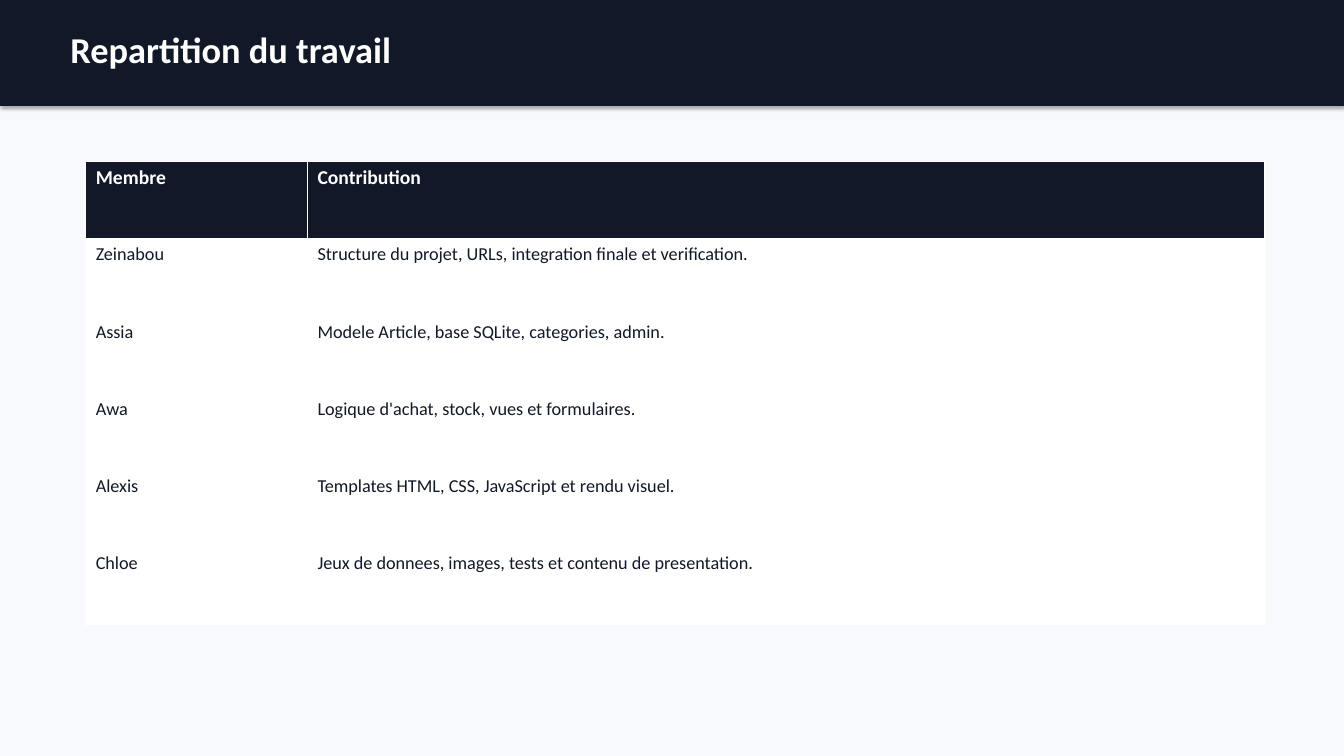
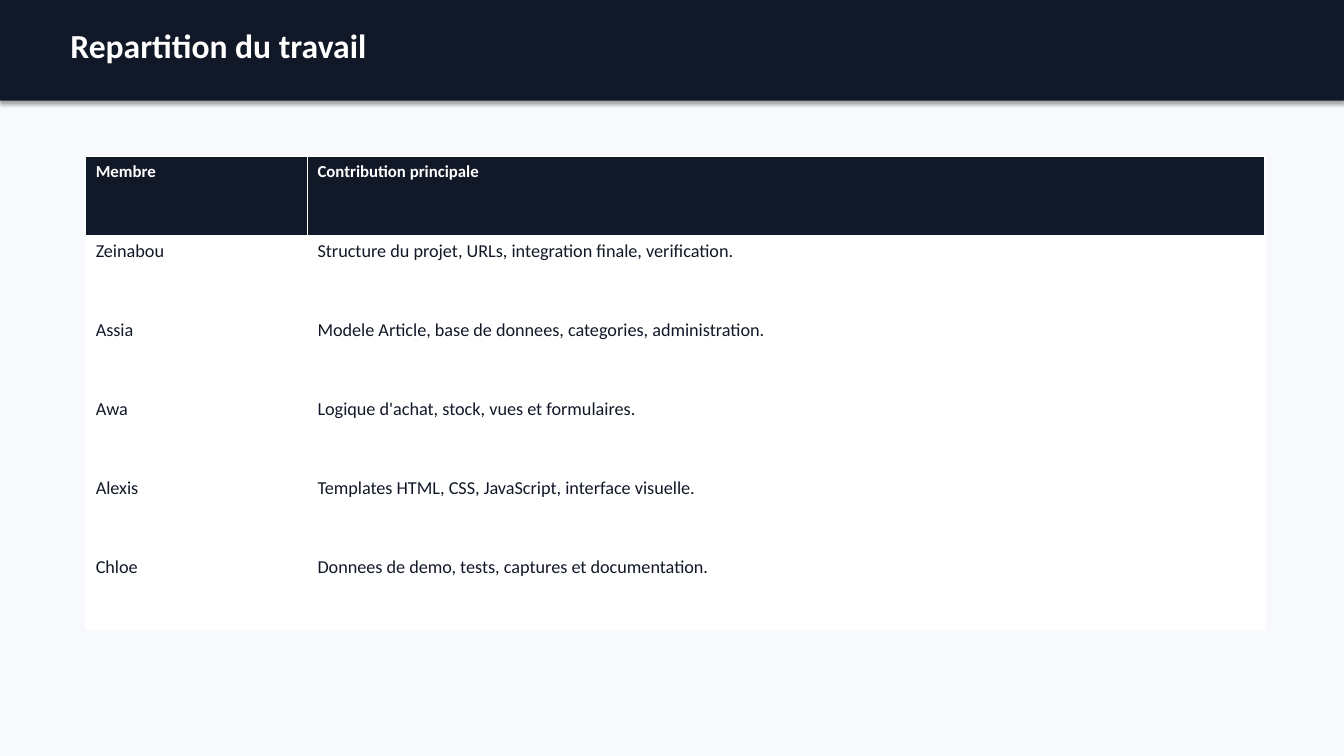
Before and after one commit to Djakumani/Projet-Python-Boutique, a slide deck: slide 7 of docs/presentation_soutenance_boutique.pptx (slide 6 before the commit). Drawn at 1344x756 pixels with LibreOffice and Linux fonts; fonts in the diff are those of the drawing. Boxes give left, top, right and bottom in pixels: in the first picture for what was removed or moved away, otherwise in the second. Text is boxed around its words. In the diff, an @@ line names an element or a change of style, - is before the commit and + after.

Commit message:
Expand soutenance materials and update women images

```diff
--- a/docs/presentation_soutenance_boutique.pptx
+++ b/docs/presentation_soutenance_boutique.pptx
@@ rectangle: place and size @@
-rectangle at (0, 0, 1344, 106)
+rectangle at (0, 0, 1344, 101)
@@ text "Repartition du travail" at (70, 34, 366, 64): size 26 to 24 pt @@
@@ table at (86, 156, 1265, 630) @@
-row 1, column 2: Contribution
+row 1, column 2: Contribution principale
-row 2, column 2: Structure du projet, URLs, integration finale et verification.
+row 2, column 2: Structure du projet, URLs, integration finale, verification.
-row 3, column 2: Modele Article, base SQLite, categories, admin.
+row 3, column 2: Modele Article, base de donnees, categories, administration.
-row 5, column 2: Templates HTML, CSS, JavaScript et rendu visuel.
+row 5, column 2: Templates HTML, CSS, JavaScript, interface visuelle.
-row 6, column 2: Jeux de donnees, images, tests et contenu de presentation.
+row 6, column 2: Donnees de demo, tests, captures et documentation.
@@ size 14 to 12 pt in "Membre" @@
@@ table: place and size @@
-table at (86, 161, 1265, 625)
+table at (86, 156, 1265, 630)
```
Also in this commit, not shown: 4 other slides changed, 8 slides added, 2 slides removed, 5 other files.
